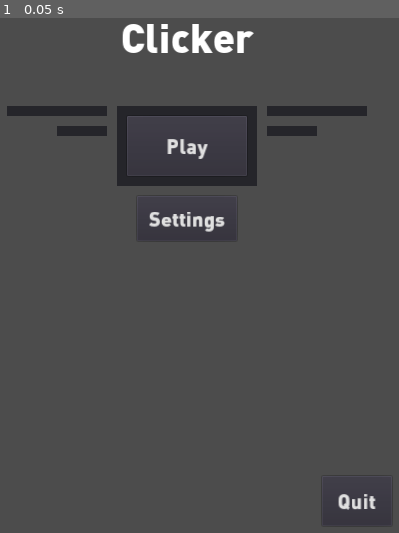
Above: before the commit, frame 1.
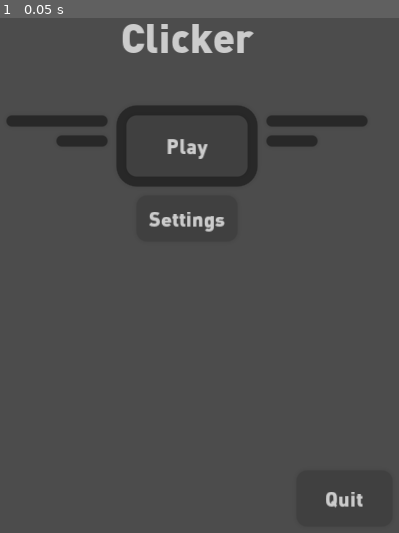
Above: after the commit, the same moment.

Repository: HixRaid/clicker
Game: Godot game, scene res://game/scenes/main.tscn
Two runs of this game, one before a commit and one after it. Both use one fixed random seed, a clock stepped at 60 frames per second and the inputs below.
Inputs:
- Up to frame 1 (0.05 s): no input

The runs differ from the first frame. In frame 1, 4.1% of the frame differs, in the area x 1-98%, y 1-96%.

Commit message:
Added theme

Diff:
--- a/game/resources/theme/default_theme.tres
+++ b/game/resources/theme/default_theme.tres
@@ -1,6 +1,52 @@
-[gd_resource type="Theme" load_steps=2 format=2]
+[gd_resource type="Theme" load_steps=13 format=2]
 
 [ext_resource path="res://game/resources/theme/fonts/types/default_dynamic_font.tres" type="DynamicFont" id=1]
+[ext_resource path="res://game/resources/theme/styles/normal_style.tres" type="StyleBox" id=2]
+[ext_resource path="res://game/resources/theme/styles/pressed_style.tres" type="StyleBox" id=3]
+[ext_resource path="res://game/resources/theme/styles/empty_style.tres" type="StyleBox" id=4]
+[ext_resource path="res://game/resources/theme/styles/panel_style.tres" type="StyleBox" id=5]
+[ext_resource path="res://game/resources/theme/styles/fg_style.tres" type="StyleBox" id=6]
+[ext_resource path="res://game/resources/theme/styles/bg_style.tres" type="StyleBox" id=7]
+[ext_resource path="res://game/resources/theme/styles/panel_popup_menu_style.tres" type="StyleBox" id=8]
+[ext_resource path="res://game/resources/theme/styles/hover_popup_menu_style.tres" type="StyleBox" id=9]
+[ext_resource path="res://game/images/ui/radio_unchecked.png" type="Texture" id=10]
+[ext_resource path="res://game/images/ui/radio_checked.png" type="Texture" id=11]
+[ext_resource path="res://game/images/ui/arrow_down.png" type="Texture" id=12]
 
 [resource]
 default_font = ExtResource( 1 )
+Button/colors/font_color = Color( 0.8, 0.8, 0.8, 1 )
+Button/colors/font_color_disabled = Color( 0.466667, 0.466667, 0.466667, 1 )
+Button/colors/font_color_focus = Color( 0.8, 0.8, 0.8, 1 )
+Button/colors/font_color_hover = Color( 0.8, 0.8, 0.8, 1 )
+Button/colors/font_color_pressed = Color( 0.466667, 0.466667, 0.466667, 1 )
+Button/constants/hseparation = 10
+Button/styles/disabled = ExtResource( 3 )
+Button/styles/focus = ExtResource( 4 )
+Button/styles/hover = ExtResource( 2 )
+Button/styles/normal = ExtResource( 2 )
+Button/styles/pressed = ExtResource( 3 )
+Label/colors/font_color = Color( 0.8, 0.8, 0.8, 1 )
+Label/colors/font_color_shadow = Color( 0, 0, 0, 0 )
+Label/colors/font_outline_modulate = Color( 0, 0, 0, 0 )
+Label/constants/line_spacing = 3
+Label/constants/shadow_as_outline = 0
+Label/constants/shadow_offset_x = 0
+Label/constants/shadow_offset_y = 0
+OptionButton/icons/arrow = ExtResource( 12 )
+Panel/styles/panel = ExtResource( 5 )
+PopupMenu/colors/font_color = Color( 0.8, 0.8, 0.8, 1 )
+PopupMenu/colors/font_color_accel = Color( 0.8, 0.8, 0.8, 1 )
+PopupMenu/colors/font_color_disabled = Color( 0.466667, 0.466667, 0.466667, 1 )
+PopupMenu/colors/font_color_hover = Color( 0.8, 0.8, 0.8, 1 )
+PopupMenu/colors/font_color_separator = Color( 0.8, 0.8, 0.8, 1 )
+PopupMenu/constants/hseparation = 16
+PopupMenu/constants/vseparation = 16
+PopupMenu/icons/radio_checked = ExtResource( 11 )
+PopupMenu/icons/radio_unchecked = ExtResource( 10 )
+PopupMenu/styles/hover = ExtResource( 9 )
+PopupMenu/styles/panel = ExtResource( 8 )
+ProgressBar/colors/font_color = Color( 0.8, 0.8, 0.8, 1 )
+ProgressBar/colors/font_color_shadow = Color( 0, 0, 0, 0 )
+ProgressBar/styles/bg = ExtResource( 7 )
+ProgressBar/styles/fg = ExtResource( 6 )
--- /dev/null
+++ b/game/resources/theme/styles/bg_style.tres
@@ -0,0 +1,11 @@
+[gd_resource type="StyleBoxFlat" format=2]
+
+[resource]
+bg_color = Color( 0.156863, 0.156863, 0.156863, 1 )
+corner_radius_top_left = 1
+corner_radius_top_right = 1
+corner_radius_bottom_right = 1
+corner_radius_bottom_left = 1
+shadow_color = Color( 0, 0, 0, 0.0627451 )
+shadow_size = 8
+anti_aliasing_size = 2.0
--- /dev/null
+++ b/game/resources/theme/styles/empty_style.tres
@@ -0,0 +1,3 @@
+[gd_resource type="StyleBoxEmpty" format=2]
+
+[resource]
--- /dev/null
+++ b/game/resources/theme/styles/fg_style.tres
@@ -0,0 +1,9 @@
+[gd_resource type="StyleBoxFlat" format=2]
+
+[resource]
+bg_color = Color( 0.466667, 0.466667, 0.466667, 1 )
+corner_radius_top_left = 1
+corner_radius_top_right = 1
+corner_radius_bottom_right = 1
+corner_radius_bottom_left = 1
+anti_aliasing_size = 2.0
--- /dev/null
+++ b/game/resources/theme/styles/green_normal_style.tres
@@ -0,0 +1,15 @@
+[gd_resource type="StyleBoxFlat" format=2]
+
+[resource]
+content_margin_left = 8.0
+content_margin_right = 8.0
+content_margin_top = 8.0
+content_margin_bottom = 8.0
+bg_color = Color( 0.25098, 0.313726, 0.25098, 1 )
+corner_radius_top_left = 16
+corner_radius_top_right = 16
+corner_radius_bottom_right = 16
+corner_radius_bottom_left = 16
+shadow_color = Color( 0, 0, 0, 0.0627451 )
+shadow_size = 8
+anti_aliasing_size = 2.0
--- /dev/null
+++ b/game/resources/theme/styles/green_pressed_style.tres
@@ -0,0 +1,15 @@
+[gd_resource type="StyleBoxFlat" format=2]
+
+[resource]
+content_margin_left = 8.0
+content_margin_right = 8.0
+content_margin_top = 8.0
+content_margin_bottom = 8.0
+bg_color = Color( 0.219608, 0.282353, 0.219608, 1 )
+corner_radius_top_left = 16
+corner_radius_top_right = 16
+corner_radius_bottom_right = 16
+corner_radius_bottom_left = 16
+shadow_color = Color( 0, 0, 0, 0.0627451 )
+shadow_size = 8
+anti_aliasing_size = 2.0
--- /dev/null
+++ b/game/resources/theme/styles/hover_popup_menu_style.tres
@@ -0,0 +1,15 @@
+[gd_resource type="StyleBoxFlat" format=2]
+
+[resource]
+content_margin_left = 8.0
+content_margin_right = 8.0
+content_margin_top = 8.0
+content_margin_bottom = 8.0
+bg_color = Color( 0.25098, 0.25098, 0.25098, 1 )
+corner_radius_top_left = 16
+corner_radius_top_right = 16
+corner_radius_bottom_right = 16
+corner_radius_bottom_left = 16
+shadow_color = Color( 0, 0, 0, 0.0627451 )
+shadow_size = 8
+anti_aliasing_size = 2.0
--- /dev/null
+++ b/game/resources/theme/styles/normal_style.tres
@@ -0,0 +1,15 @@
+[gd_resource type="StyleBoxFlat" format=2]
+
+[resource]
+content_margin_left = 8.0
+content_margin_right = 8.0
+content_margin_top = 8.0
+content_margin_bottom = 8.0
+bg_color = Color( 0.25098, 0.25098, 0.25098, 1 )
+corner_radius_top_left = 16
+corner_radius_top_right = 16
+corner_radius_bottom_right = 16
+corner_radius_bottom_left = 16
+shadow_color = Color( 0, 0, 0, 0.0627451 )
+shadow_size = 8
+anti_aliasing_size = 2.0
--- /dev/null
+++ b/game/resources/theme/styles/panel_popup_menu_style.tres
@@ -0,0 +1,15 @@
+[gd_resource type="StyleBoxFlat" format=2]
+
+[resource]
+content_margin_left = 16.0
+content_margin_right = 16.0
+content_margin_top = 16.0
+content_margin_bottom = 16.0
+bg_color = Color( 0.172549, 0.172549, 0.172549, 1 )
+corner_radius_top_left = 32
+corner_radius_top_right = 32
+corner_radius_bottom_right = 32
+corner_radius_bottom_left = 32
+shadow_color = Color( 0, 0, 0, 0.0627451 )
+shadow_size = 8
+anti_aliasing_size = 2.0
--- /dev/null
+++ b/game/resources/theme/styles/panel_style.tres
@@ -0,0 +1,11 @@
+[gd_resource type="StyleBoxFlat" format=2]
+
+[resource]
+bg_color = Color( 0.156863, 0.156863, 0.156863, 1 )
+corner_radius_top_left = 32
+corner_radius_top_right = 32
+corner_radius_bottom_right = 32
+corner_radius_bottom_left = 32
+shadow_color = Color( 0, 0, 0, 0.0627451 )
+shadow_size = 8
+anti_aliasing_size = 2.0
--- /dev/null
+++ b/game/resources/theme/styles/pressed_style.tres
@@ -0,0 +1,15 @@
+[gd_resource type="StyleBoxFlat" format=2]
+
+[resource]
+content_margin_left = 8.0
+content_margin_right = 8.0
+content_margin_top = 8.0
+content_margin_bottom = 8.0
+bg_color = Color( 0.219608, 0.219608, 0.219608, 1 )
+corner_radius_top_left = 16
+corner_radius_top_right = 16
+corner_radius_bottom_right = 16
+corner_radius_bottom_left = 16
+shadow_color = Color( 0, 0, 0, 0.0627451 )
+shadow_size = 8
+anti_aliasing_size = 2.0
--- /dev/null
+++ b/game/resources/theme/styles/red_normal_style.tres
@@ -0,0 +1,15 @@
+[gd_resource type="StyleBoxFlat" format=2]
+
+[resource]
+content_margin_left = 8.0
+content_margin_right = 8.0
+content_margin_top = 8.0
+content_margin_bottom = 8.0
+bg_color = Color( 0.313726, 0.25098, 0.25098, 1 )
+corner_radius_top_left = 16
+corner_radius_top_right = 16
+corner_radius_bottom_right = 16
+corner_radius_bottom_left = 16
+shadow_color = Color( 0, 0, 0, 0.0627451 )
+shadow_size = 8
+anti_aliasing_size = 2.0
--- /dev/null
+++ b/game/resources/theme/styles/red_pressed_style.tres
@@ -0,0 +1,15 @@
+[gd_resource type="StyleBoxFlat" format=2]
+
+[resource]
+content_margin_left = 8.0
+content_margin_right = 8.0
+content_margin_top = 8.0
+content_margin_bottom = 8.0
+bg_color = Color( 0.282353, 0.219608, 0.219608, 1 )
+corner_radius_top_left = 16
+corner_radius_top_right = 16
+corner_radius_bottom_right = 16
+corner_radius_bottom_left = 16
+shadow_color = Color( 0, 0, 0, 0.0627451 )
+shadow_size = 8
+anti_aliasing_size = 2.0
--- a/game/scenes/main.tscn
+++ b/game/scenes/main.tscn
@@ -73,28 +73,30 @@
 
 [node name="DecorativePanel1" type="Panel" parent="Canvas/UI/InterfaceSwitch/Menu/Panel/PlayPanel"]
 margin_left = -176.0
+margin_top = 16.0
 margin_right = -16.0
-margin_bottom = 16.0
+margin_bottom = 32.0
 mouse_filter = 2
 
 [node name="DecorativePanel2" type="Panel" parent="Canvas/UI/InterfaceSwitch/Menu/Panel/PlayPanel"]
 margin_left = -96.0
-margin_top = 32.0
+margin_top = 48.0
 margin_right = -16.0
-margin_bottom = 48.0
+margin_bottom = 64.0
 mouse_filter = 2
 
 [node name="DecorativePanel3" type="Panel" parent="Canvas/UI/InterfaceSwitch/Menu/Panel/PlayPanel"]
 margin_left = 240.0
+margin_top = 16.0
 margin_right = 400.0
-margin_bottom = 16.0
+margin_bottom = 32.0
 mouse_filter = 2
 
 [node name="DecorativePanel4" type="Panel" parent="Canvas/UI/InterfaceSwitch/Menu/Panel/PlayPanel"]
 margin_left = 240.0
-margin_top = 32.0
+margin_top = 48.0
 margin_right = 320.0
-margin_bottom = 48.0
+margin_bottom = 64.0
 mouse_filter = 2
 
 [node name="SettingsButton" type="Button" parent="Canvas/UI/InterfaceSwitch/Menu/Panel"]
@@ -114,8 +116,8 @@
 anchor_top = 1.0
 anchor_right = 1.0
 anchor_bottom = 1.0
-margin_left = -144.0
-margin_top = -112.0
+margin_left = -184.0
+margin_top = -120.0
 margin_right = -32.0
 margin_bottom = -32.0
 focus_mode = 0
Binary file added: game/images/ui/arrow_down.png
Not shown, added: game/images/ui/arrow_down.png.import
Binary file added: game/images/ui/radio_checked.png
Not shown, added: game/images/ui/radio_checked.png.import
Binary file added: game/images/ui/radio_unchecked.png
Not shown, added: game/images/ui/radio_unchecked.png.import
